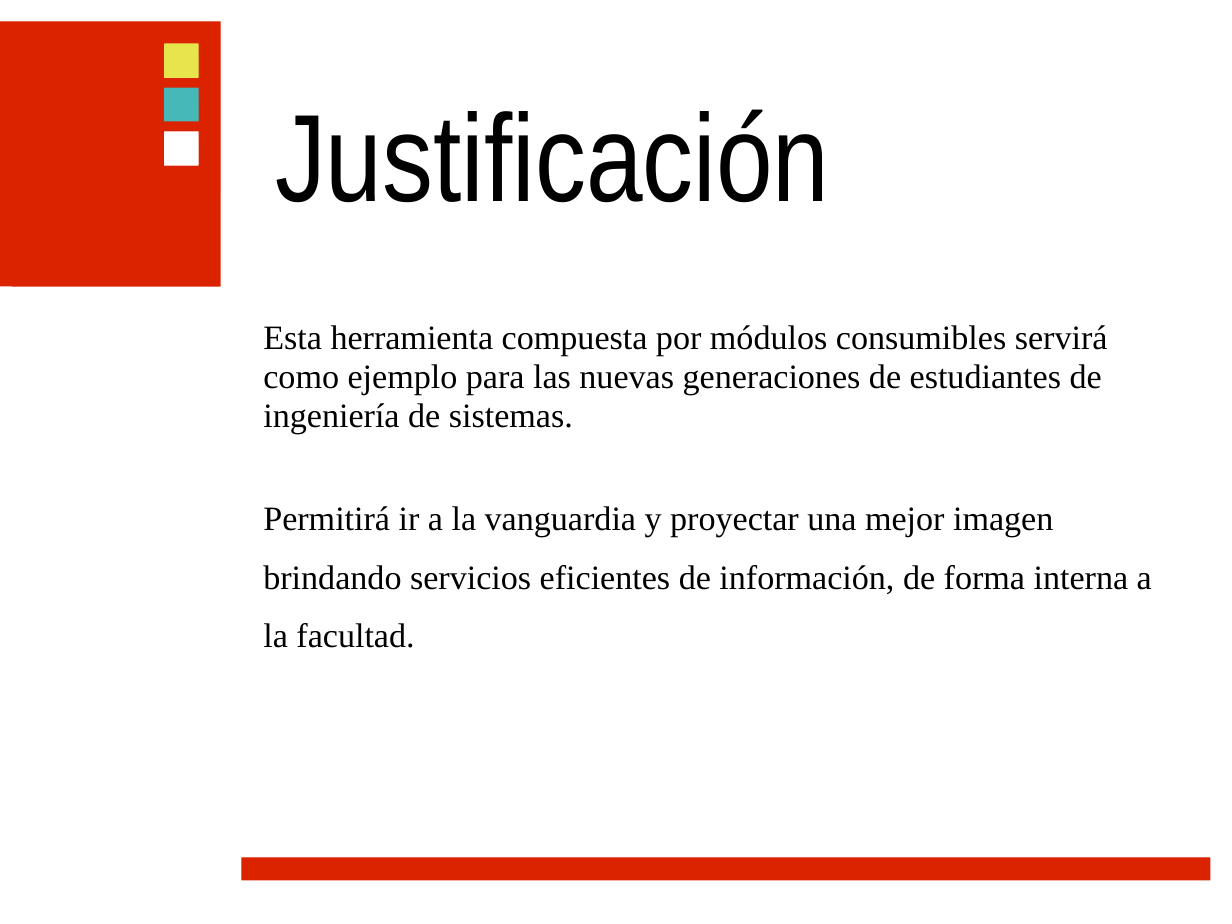
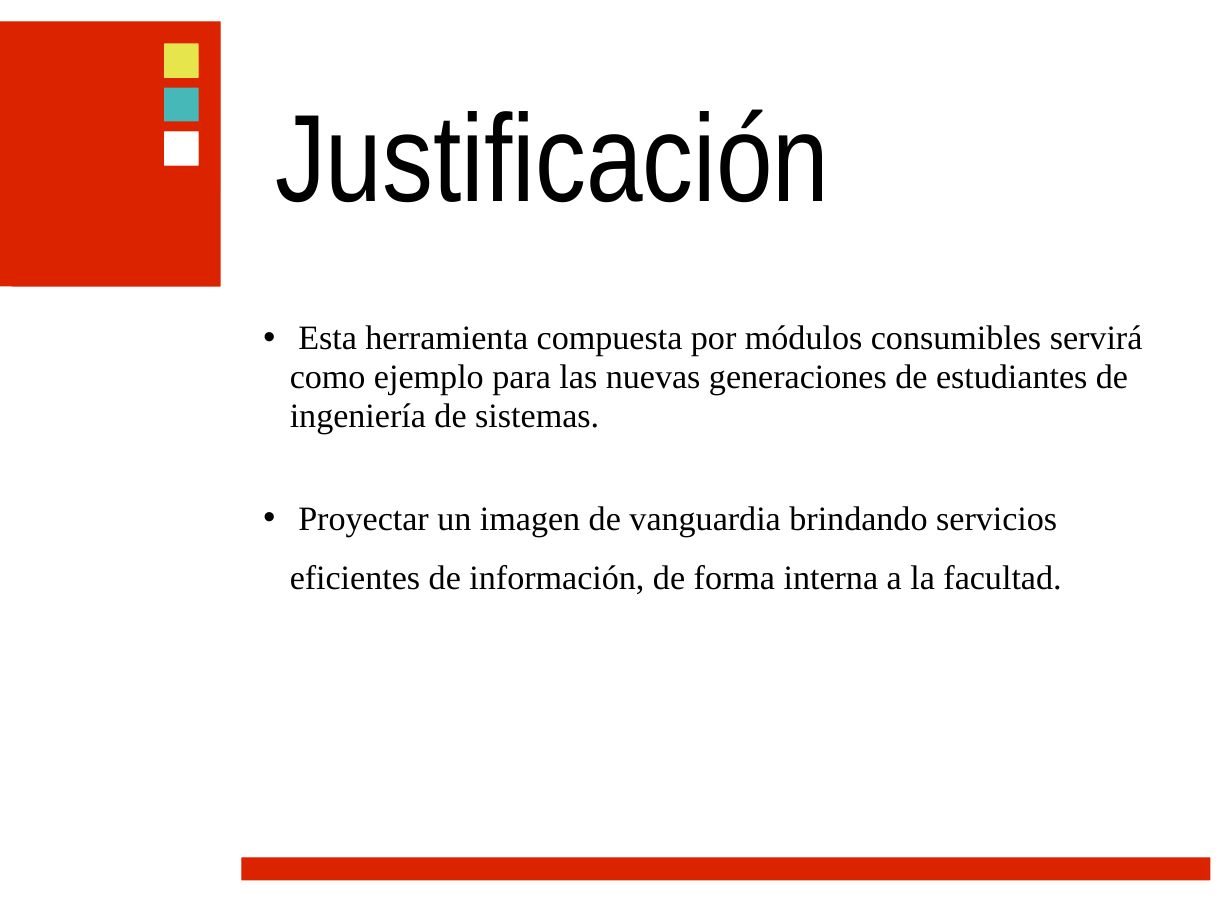
Before and after one commit to ramayac/jhard, a slide deck: slide 17 of presentaciones/primera defensa/jhard.ppt (slide 18 before the commit). Drawn at 1232x924 pixels with LibreOffice and Linux fonts; fonts in the diff are those of the drawing; background and template pictures are left out. Boxes give left, top, right and bottom in pixels: in the first picture for what was removed or moved away, otherwise in the second. Text is boxed around its words. In the diff, an @@ line names an element or a change of style, - is before the commit and + after.

```diff
--- a/presentaciones/primera defensa/jhard.ppt
+++ b/presentaciones/primera defensa/jhard.ppt
@@ text at box(290, 325, 1143, 434): bullet none to • @@
@@ text at box(290, 506, 1061, 594): text changed @@
-Permitirá ir a la vanguardia y proyectar una mejor imagen brindando servicios eficientes de información, de forma interna a la facultad.
+• Proyectar un imagen de vanguardia brindando servicios eficientes de información, de forma interna a la facultad.
```
Also in this commit, not shown: 8 other slides changed, 2 slides removed.
